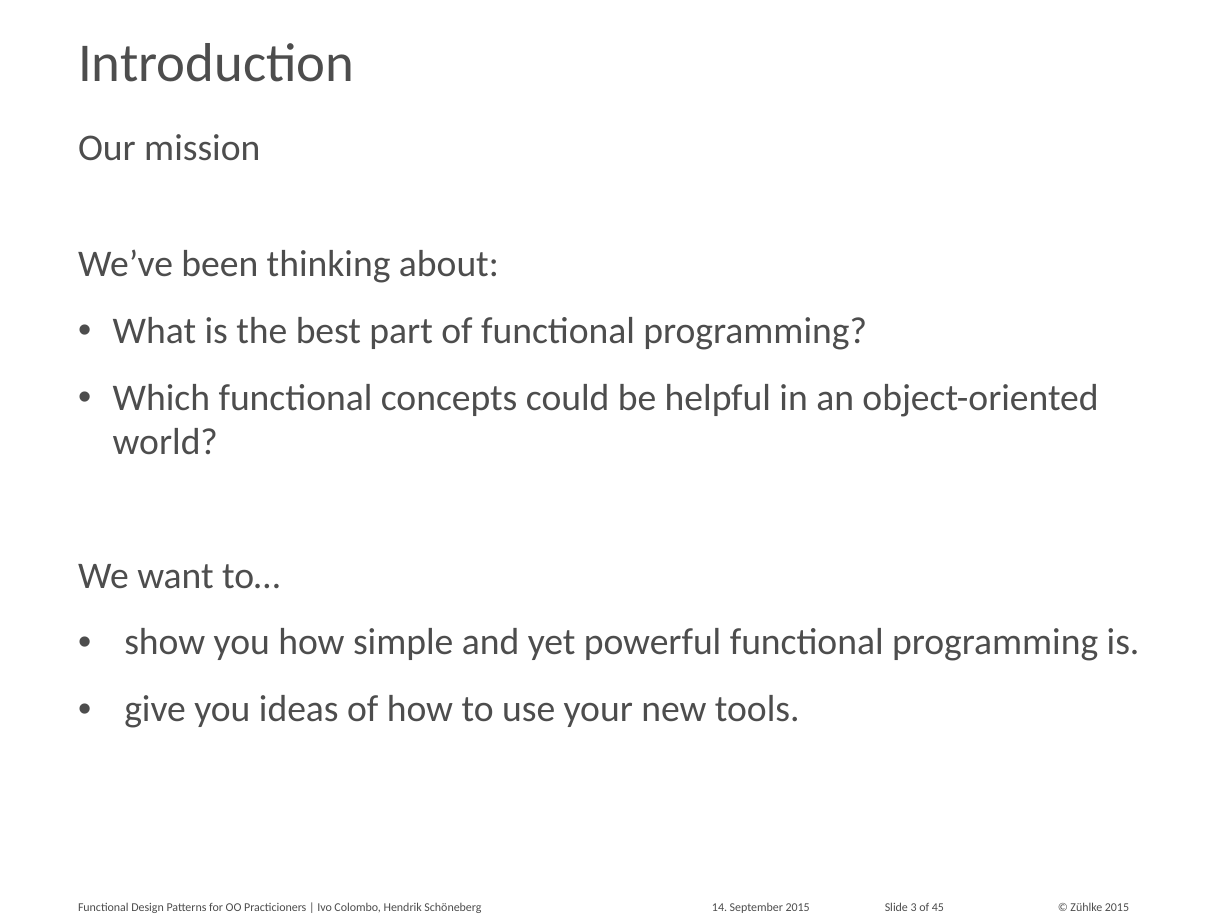
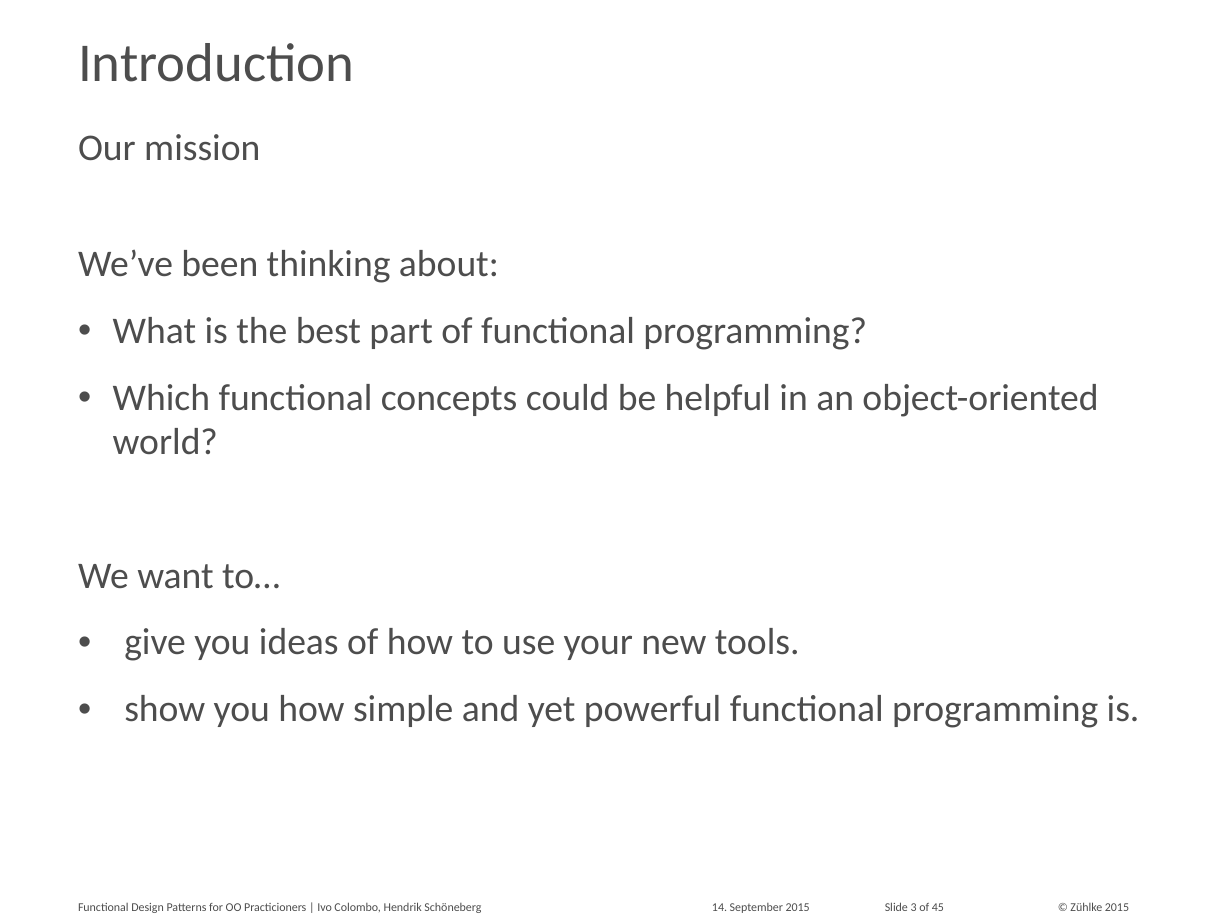
Before and after one commit to aax/zdays-fp-patterns, a slide deck: slide 3 of Functional Design Patterns for OO Practitioners.pptx. Drawn at 1232x924 pixels with LibreOffice and Linux fonts; fonts in the diff are those of the drawing. Boxes give left, top, right and bottom in pixels: in the first picture for what was removed or moved away, otherwise in the second. Text is boxed around its words. In the diff, an @@ line names an element or a change of style, - is before the commit and + after.

```diff
--- a/Functional Design Patterns for OO Practitioners.pptx
+++ b/Functional Design Patterns for OO Practitioners.pptx
@@ text at (124, 628, 800, 661): paragraph added @@
+• give you ideas of how to use your new tools.
@@ text at (124, 695, 800, 728): paragraph removed @@
-• give you ideas of how to use your new tools.
```
Also in this commit, not shown: 20 other slides changed, 1 other file.
